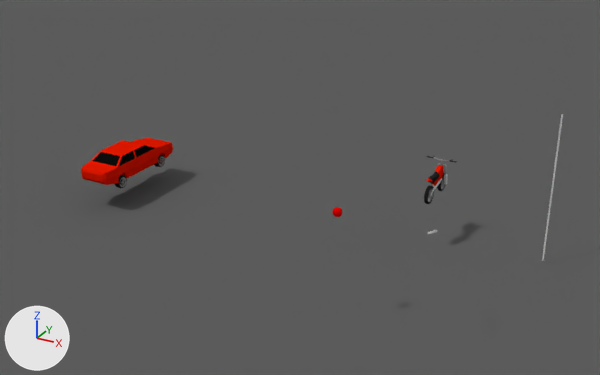
A saved change to the Blender file VehiclePhysics/untitled.blend.
Both versions are drawn from a 50 mm lens placed at (7.0, -37.9, 18.8), pointed at (-12.0, -3.4, 1.5). Arrows for +X, +Y and +Z are at lower left; the lights stay in place.

Objects in the first picture: 'Plane.001', 'back_wheel', 'chassi', 'front_wheel', 'moto'.
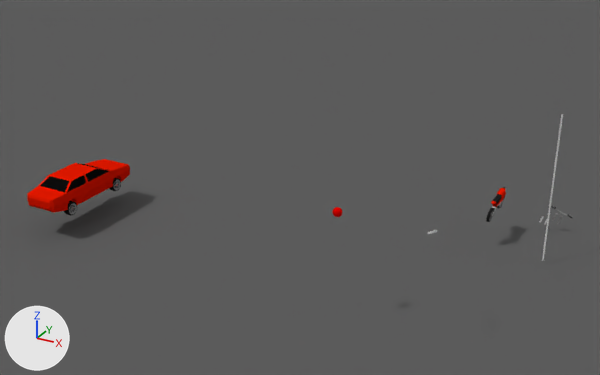
ob_front_wheel_susp is not drawn itself; it is the parent of ob_f_axis, ob_guidao.
ob_f_axis is not drawn itself; it is the parent of ob_susp_f, ob_front_wheel.
ob_back_wheel_susp is not drawn itself; it is the parent of ob_b_axis.
ob_b_axis is not drawn itself; it is the parent of ob_back_wheel, ob_susp_b.

Where the newer file only moved an object's origin or applied its transform, the numbers keep the older frame.

Patch to the scene script:
```diff
--- a/VehiclePhysics/untitled.blend.py
+++ b/VehiclePhysics/untitled.blend.py
@@ ob_moto @@
 ob_moto = bpy.data.objects.new('moto', me_cube)
-ob_moto.location = (-5.76, 0.0, 1.28)
+ob_moto.location = (-3.07, 1.71, 0.0)
+ob_moto.rotation_euler = (0.0, 0.175, 0.0)  # degrees (0, 10, 0)
 ob_moto.material_slots[0].link = 'OBJECT'; ob_moto.material_slots[0].material = mat_lataria
@@ ob_back_wheel_susp @@
 ob_back_wheel_susp.matrix_parent_inverse = Matrix(((1.0, 0.0, 0.0, 21.61), (0.0, 1.0, 0.0, -13.21), (0.0, 0.0, 1.0, 1.326), (0.0, 0.0, 0.0, 1.0)))
-ob_back_wheel_susp.location = (-21.61, 12.09, -0.404)
+ob_back_wheel_susp.location = (0.0, -1.026, 0.97)
+ob_back_wheel_susp.rotation_euler = (-0.172, 0.0, 0.0)  # degrees (-10, 0, 0)
@@ ob_b_axis @@
 ob_b_axis.matrix_parent_inverse = Matrix(((1.231, 0.0, 0.0, -45.83), (0.0, 1.231, 0.0, 66.93), (0.0, 0.0, 1.231, -29.57), (0.0, 0.0, 0.0, 1.0)))
-ob_b_axis.location = (37.24, -54.37, 23.5)
+ob_b_axis.location = (0.0, -1.13, 0.376)
@@ ob_back_wheel @@
 ob_back_wheel.matrix_parent_inverse = Matrix(((1.0, 0.0, 0.0, -37.24), (0.0, 1.0, 0.0, 54.37), (0.0, 0.0, 1.0, -23.5), (0.0, 0.0, 0.0, 1.0)))
-ob_back_wheel.location = (37.24, -54.37, 23.5)
+ob_back_wheel.location = (0.0, 0.0, 0.0)
 ob_back_wheel.material_slots[0].link = 'OBJECT'; ob_back_wheel.material_slots[0].material = mat_pneu
@@ ob_front_wheel_susp @@
 ob_front_wheel_susp.matrix_parent_inverse = Matrix(((1.0, 0.0, 0.0, 21.61), (0.0, 1.0, 0.0, -13.21), (0.0, 0.0, 1.0, 1.326), (0.0, 0.0, 0.0, 1.0)))
-ob_front_wheel_susp.location = (-21.61, 13.84, -0.404)
+ob_front_wheel_susp.location = (0.0, 0.626, 0.972)
 ob_front_wheel_susp.rotation_euler = (0.172, 0.0, 0.0)  # degrees (10, 0, 0)
@@ ob_f_axis @@
 ob_f_axis.matrix_parent_inverse = Matrix(((1.231, 0.0, 0.0, -45.83), (0.0, 1.213, 0.211, 59.15), (0.0, -0.211, 1.213, -40.28), (0.0, 0.0, 0.0, 1.0)))
-ob_f_axis.location = (37.24, -52.85, 23.5)
+ob_f_axis.location = (0.0, 0.73, 0.376)
 ob_f_axis.rotation_euler = (0.172, 0.0, 0.0)  # degrees (10, 0, 0)
@@ ob_front_wheel @@
 ob_front_wheel.matrix_parent_inverse = Matrix(((1.0, 0.0, 0.0, -37.24), (0.0, 0.985, 0.171, 48.05), (0.0, -0.171, 0.985, -32.2), (0.0, 0.0, 0.0, 1.0)))
-ob_front_wheel.location = (37.24, -52.85, 23.5)
+ob_front_wheel.location = (0.0, 0.0, 0.0)
 ob_front_wheel.material_slots[0].link = 'OBJECT'; ob_front_wheel.material_slots[0].material = mat_pneu
@@ ob_chassi @@
 ob_chassi = bpy.data.objects.new('chassi', me_cube_001)
-ob_chassi.location = (-23.75, -2.38, 0.8)
+ob_chassi.location = (-23.75, -6.46, 0.8)
 ob_chassi.material_slots[0].link = 'OBJECT'; ob_chassi.material_slots[0].material = mat_vinil
```

Pixel boxes [x1, y1, x2, y2] of what changed, in the pictures (600 x 375 px):
'chassi', moved: before [81, 138, 173, 185]; after [27, 159, 130, 212]
'moto', moved, turned: before [426, 166, 444, 189]; after [491, 187, 506, 210]
'b_r', moved: before [115, 175, 127, 188]; after [64, 201, 77, 215]
'back_wheel', moved, turned: before [424, 185, 434, 204]; after [486, 208, 494, 222]
'f_r', moved: before [154, 155, 165, 167]; after [109, 178, 121, 191]
'guidao', reshaped (26% narrower): before [427, 156, 457, 175]; after [551, 206, 573, 224]
'front_wheel', moved, turned: before [437, 173, 446, 191]; after [497, 197, 505, 208]
'susp_f', reshaped: before [444, 174, 447, 184]; after [539, 216, 547, 225]
'susp_b', moved, turned: before [431, 184, 434, 196]; after [491, 206, 496, 216]
